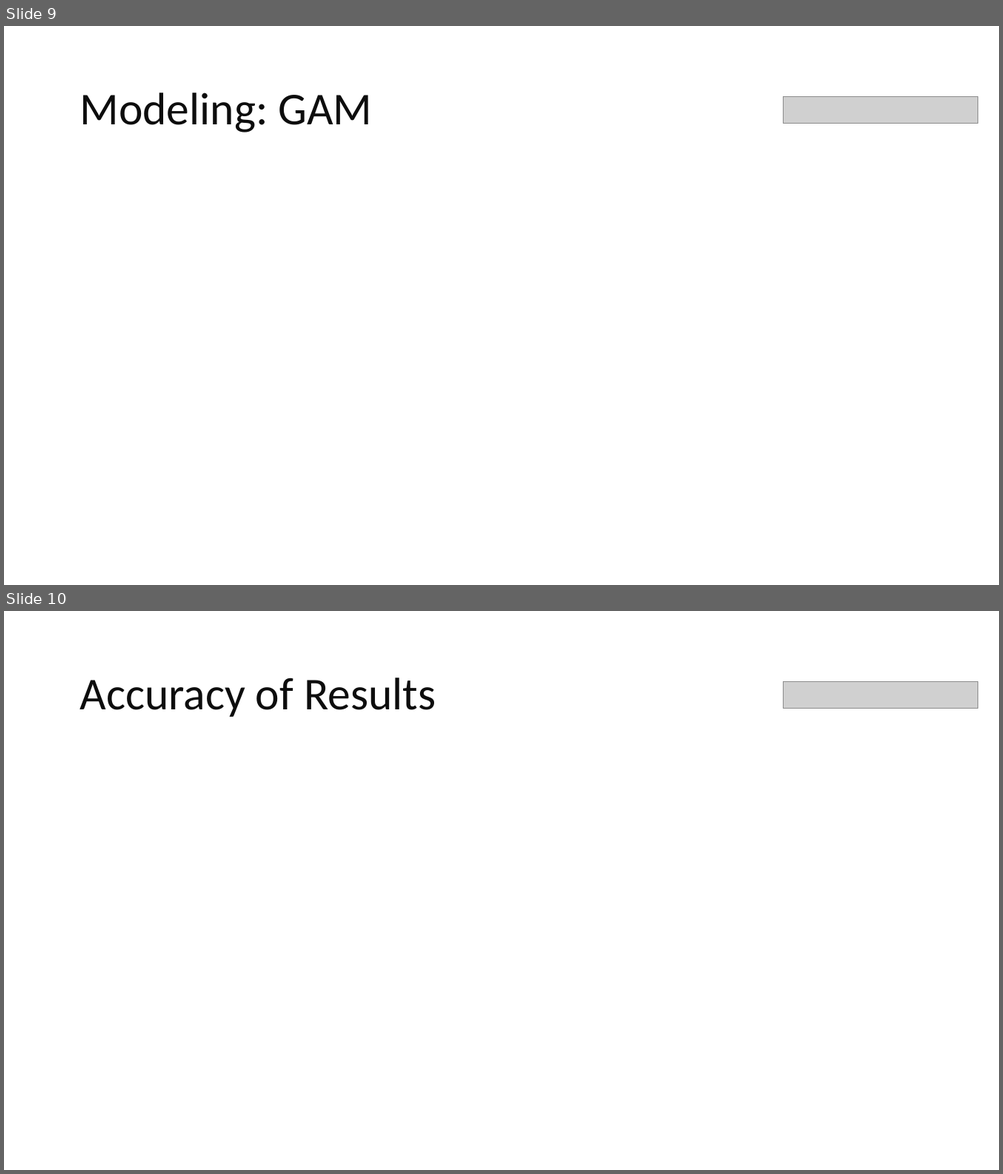
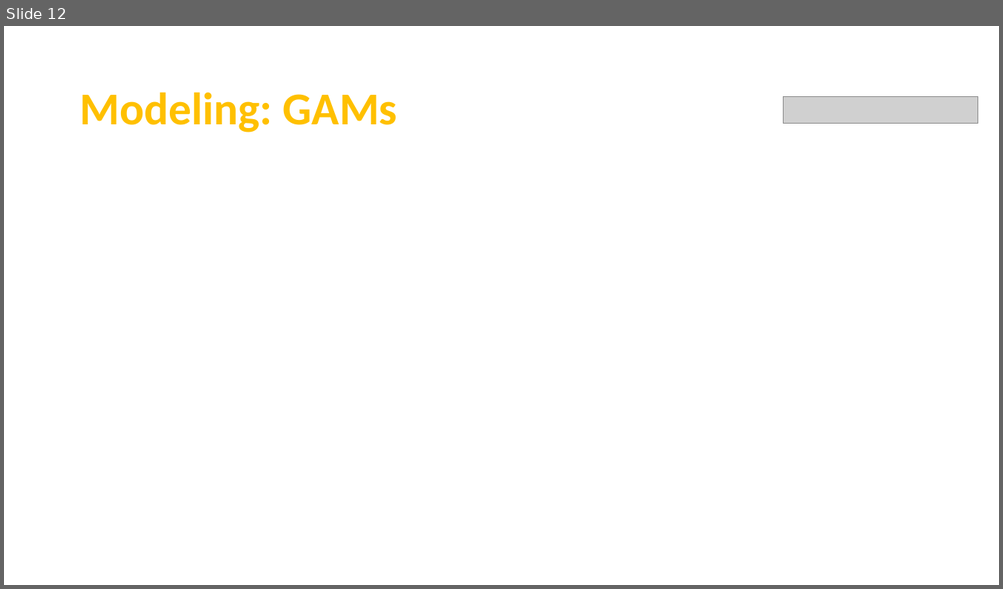
Before and after one commit to Team7-MSBA/Machine-Learning-Final-Project, a slide deck: FinalPresentation.pptx. Shown one above the other, each under a label of ours: slides 9 and 10 before the commit, slide 12 after it. The pictures are 1003x1174 and 1003x589 pixels, drawn with LibreOffice and Linux fonts; fonts in the diff are those of the drawing; grey boxes stand for pictures. Boxes give left, top, right and bottom in pixels: in the first picture for what was removed or moved away, otherwise in the second. Text is boxed around its words. In the diff, an @@ line names an element or a change of style, - is before the commit and + after.

```diff
--- a/FinalPresentation.pptx
+++ b/FinalPresentation.pptx
@@ slide 10 removed at (4,611,999,1170), background #000000 @@
@@ rectangle removed at (4,611,999,749) @@
@@ title removed at (79,678,435,717) @@
-Accuracy of Results
@@ picture removed at (783,682,978,709) @@
@@ rectangle removed at (4,749,999,1170) @@
@@ what was slide 9 is now slide 12 @@
@@ slide 12 changed as well @@
@@ title at (79,92,398,133): text changed; text colour #0D0D0D to #FFC000; bold on @@
-Modeling: GAM
+Modeling: GAMs
```
Also in this commit, not shown: 10 other slides changed, 3 slides added.
